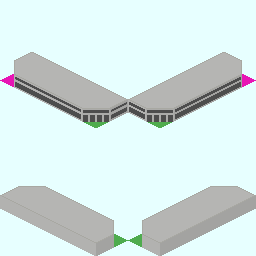
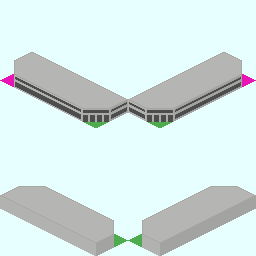
Comparing the layer stacks of the two 256px x 256px images. Changes:
painted on "Base_Plate_1x3.png" over <box>129,77,241,119</box>
